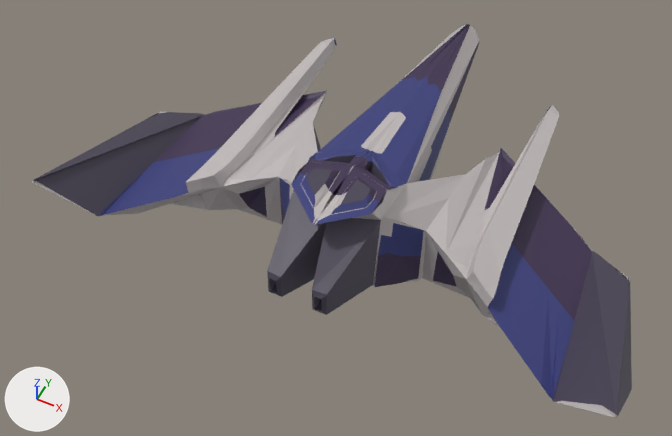
One commit to the Blender file labs/lab3/lab3.blend: the scene before it, then after it.
Before and after are seen from a camera (50 mm lens) standing at (5.68, -12.07, 14.71) and looking at (-0.64, 0.58, -1.1). The axes (+X, +Y, +Z) are drawn at lower left. The lights are the same throughout.
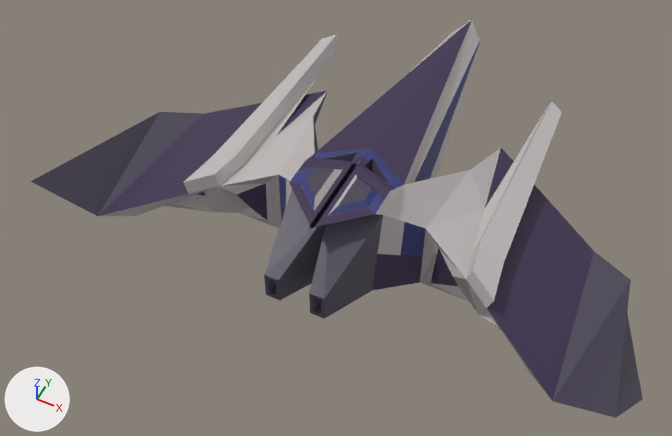
What differs and where, as boxes [x1, y1, x2, y2] in the pictures (672 x 436 px):
```json
{"object": "Cube", "change": "reshaped, modifiers changed", "before": [32, 24, 632, 417], "after": [31, 20, 643, 418]}
{"part": 1, "of": "me_cube", "change": "deleted", "before": [32, 24, 632, 417]}
```

Scene script edits in JSON lines:
```json
{"block": "me_cube", "where": "# used by ob_cube; location = (0.0, 0.0, 0.0)"}
{"op": "remove", "block": "me_cube", "code": "me_cube.from_pydata(...)  # 9043 vertices, 157 faces; spans x -0.05..6.75, y -2.58..7.05, z -1.46..1.39"}
{"op": "add", "block": "me_cube", "code": "me_cube.from_pydata(...)  # 126 vertices, 246 faces; spans x -0.05..6.75, y -2.58..7.05, z -1.46..1.39"}
{"block": "me_cube", "change": "me_cube part 1: 8917 vertices removed from x -0.05..6.34, y -2.57..7.05, z -1.21..1.39"}
{"op": "remove", "block": "ob_cube", "code": "_m = ob_cube.modifiers.new('Smooth', 'SMOOTH')"}
{"op": "add", "block": "ob_cube", "code": "_m = ob_cube.modifiers.new('Decimate', 'DECIMATE')"}
```
